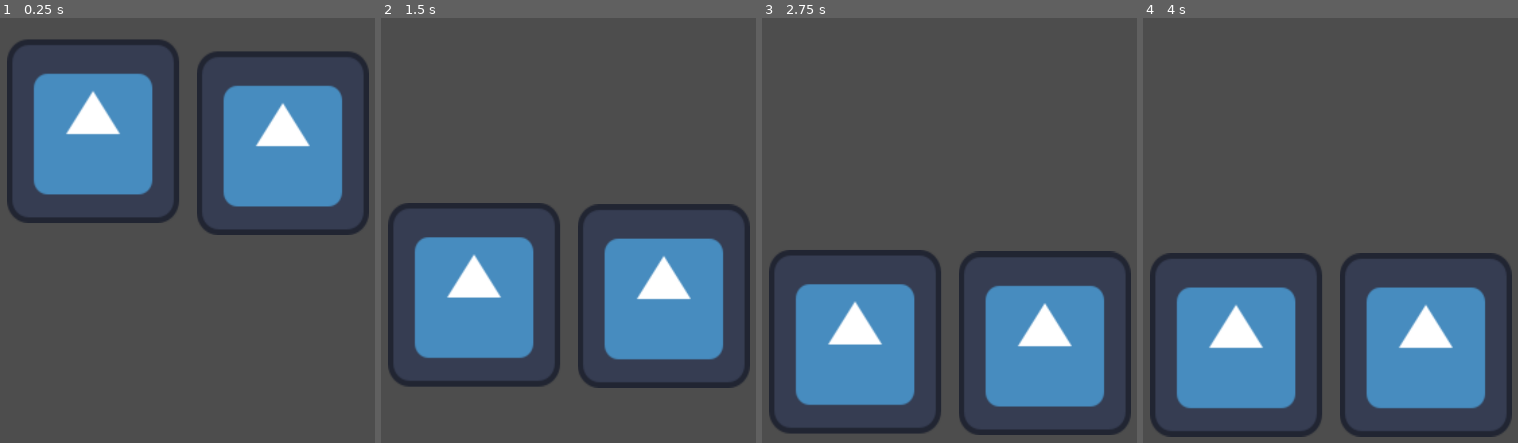
Above: before the commit, frames 1-4 (left to right).
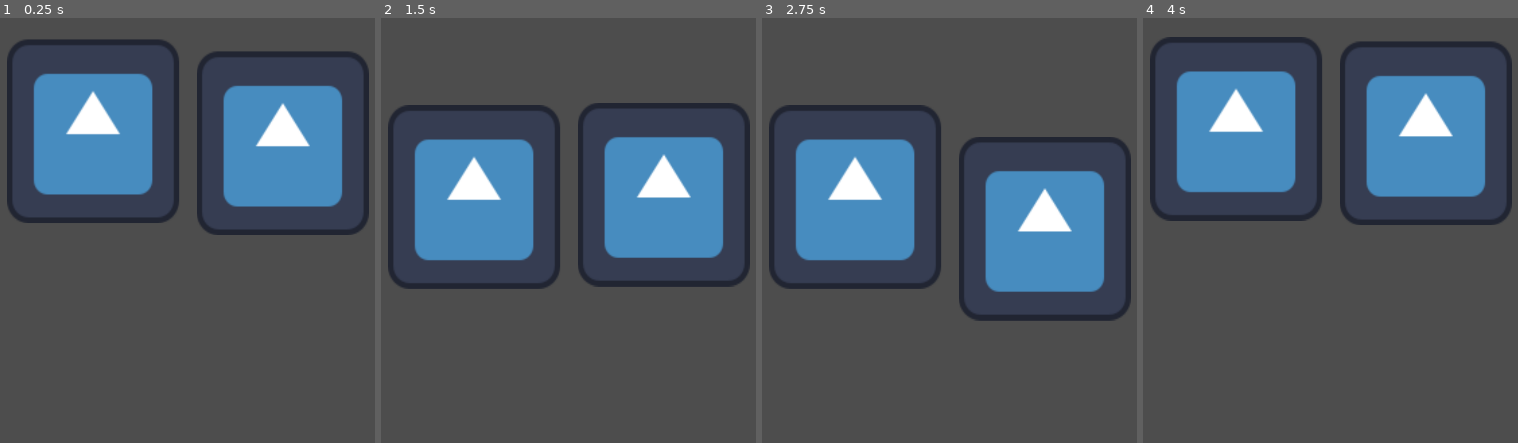
Above: after the commit, the same moments.

Repository: apomyl/ball-game
Game: Godot game, scene res://main.tscn
Same seed, same stepped clock (60 frames per second), same inputs: the game is played once before the commit and once after it. The engine's default icon, where the game draws it, is replaced by a stand-in: a white triangle on a blue panel in a dark square.
Inputs:
- Up to frame 1 (0.25 s): no input
- Up to frame 2 (1.5 s): no input
- Up to frame 3 (2.75 s): no input
- Up to frame 4 (4 s): no input

The runs differ from the first frame. In frame 2, 37% of the frame differs, in the area x 1-99%, y 20-88%; in frame 3, 43%; in frame 4, 47%, in the area x 1-99%, y 4-99%.

Commit message:
removed friction from balls

Diff:
--- a/ball-game/ball.tscn
+++ b/ball-game/ball.tscn
@@ -3,18 +3,21 @@
 [ext_resource type="Texture2D" uid="uid://dh6nngnb864rd" path="res://icon.svg" id="1_x8fbi"]
 
 [sub_resource type="PhysicsMaterial" id="PhysicsMaterial_cbx31"]
-bounce = 0.5
+friction = 0.0
+bounce = 1.0
 
 [sub_resource type="CircleShape2D" id="CircleShape2D_cbx31"]
 radius = 191.53
 
-[node name="Node2D" type="RigidBody2D" unique_id=612661867]
+[node name="Ball" type="RigidBody2D" unique_id=612661867]
 physics_material_override = SubResource("PhysicsMaterial_cbx31")
+linear_damp_mode = 1
+angular_damp_mode = 1
 
-[node name="Polygon2D" type="Sprite2D" parent="." unique_id=1652644095]
+[node name="Image" type="Sprite2D" parent="." unique_id=1652644095]
 position = Vector2(1.9999695, 1.9999962)
 scale = Vector2(3.234375, 3.453125)
 texture = ExtResource("1_x8fbi")
 
-[node name="CollisionShape2D" type="CollisionShape2D" parent="." unique_id=1970132477]
+[node name="Shape" type="CollisionShape2D" parent="." unique_id=1970132477]
 shape = SubResource("CircleShape2D_cbx31")
--- a/ball-game/project.godot
+++ b/ball-game/project.godot
@@ -19,7 +19,6 @@
 
 window/size/viewport_width=1920
 window/size/viewport_height=1080
-window/size/mode=2
 
 [physics]
 
